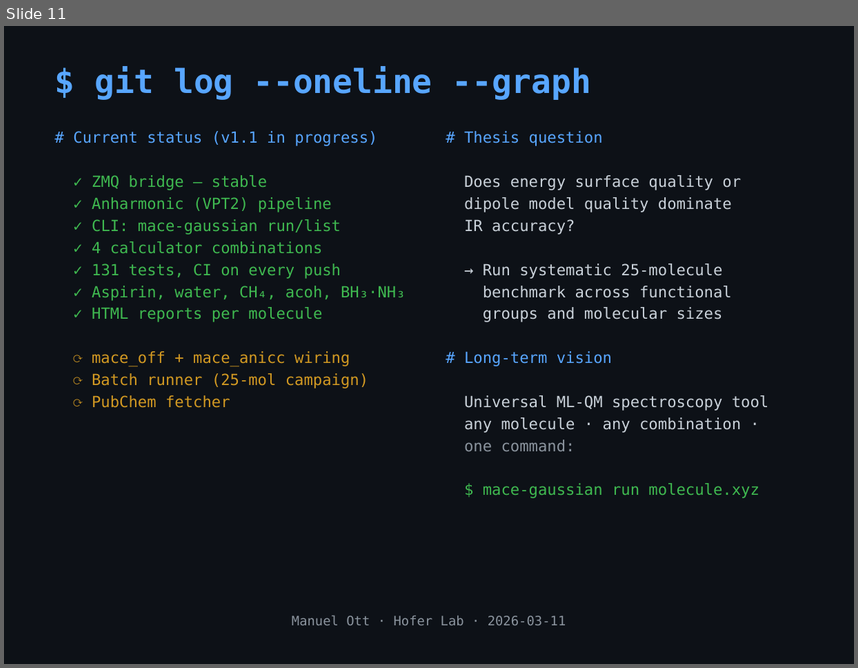
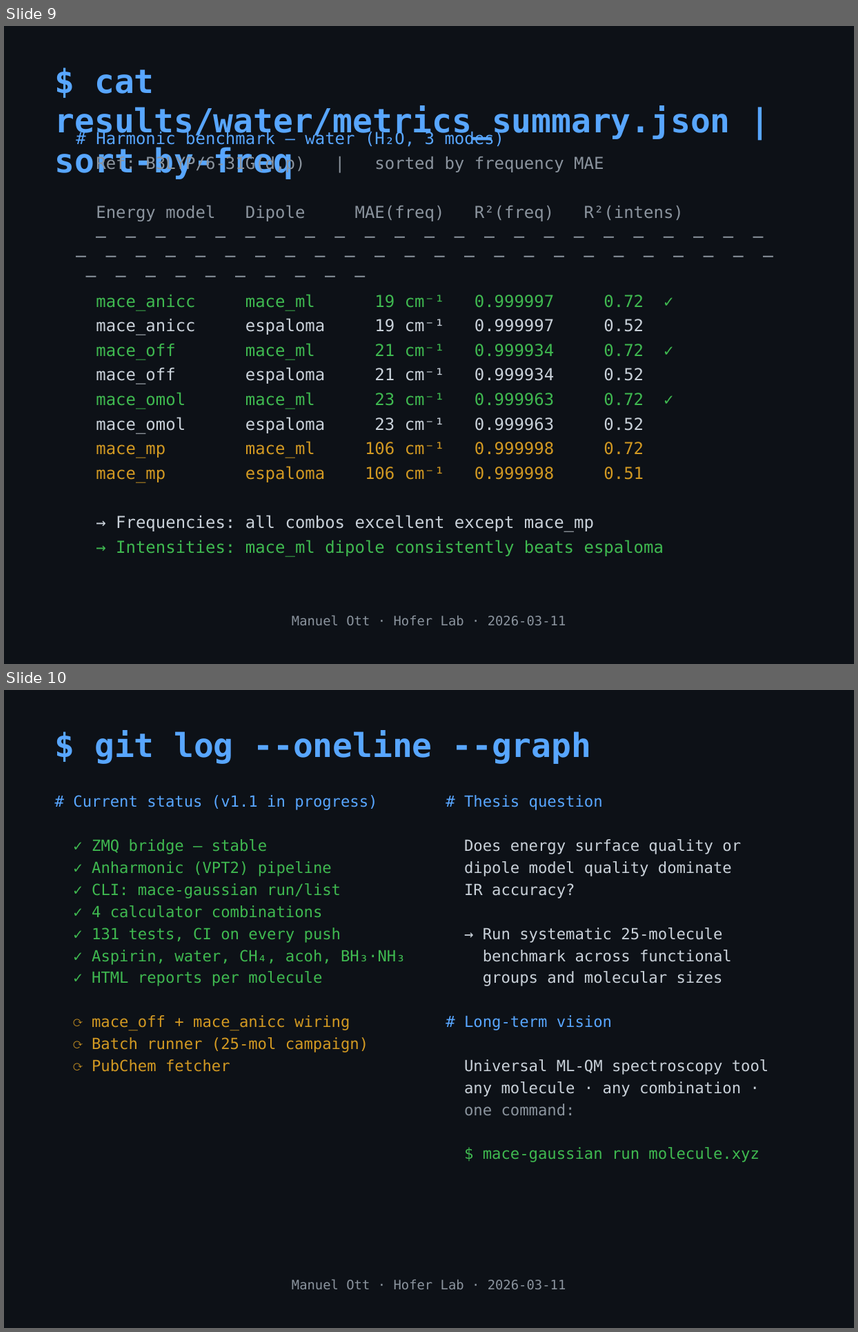
Before and after one commit to mott91/mace_gaussian_interface, a slide deck: presentation/presentation_v2.pptx. Shown one above the other, each under a label of ours: slide 11 before the commit, slides 9 and 10 after it. The pictures are 858x668 and 858x1332 pixels, drawn with LibreOffice and Linux fonts; fonts in the diff are those of the drawing. Boxes give left, top, right and bottom in pixels: in the first picture for what was removed or moved away, otherwise in the second. Text is boxed around its words. In the diff, an @@ line names an element or a change of style, - is before the commit and + after.

Commit message:
feat(01-01): add slide_results_overview and slide_results_table, verify 11 slides
- Add slide_results_overview: terminal ls idiom listing 8 molecule HTML reports
- Add slide_results_table: harmonic benchmark table with real water metrics sorted by MAE
- Delete slide_results_water and slide_results_aspirin function definitions
- Script runs clean and generates presentation_v2.pptx with exactly 11 slides

```diff
--- a/presentation/presentation_v2.pptx
+++ b/presentation/presentation_v2.pptx
@@ slide 9 added at [4, 26, 854, 664], background #0D1117 @@
@@ text added at [55, 69, 731, 179], 28 pt, text #58A6FF, bold @@
+$ cat results/water/metrics_summary.json | sort-by-freq
@@ text added at [96, 130, 684, 557], 14 pt, text #3FB950 @@
+# Harmonic benchmark — water (H₂O, 3 modes)
+Ref: B3LYP/6-31G(d,p) | sorted by frequency MAE
+Energy model Dipole MAE(freq) R²(freq) R²(intens)
+─ ─ ─ ─ ─ ─ ─ ─ ─ ─ ─ ─ ─ ─ ─ ─ ─ ─ ─ ─ ─ ─ ─ ─ ─ ─ ─ ─ ─ ─ ─ ─ ─ ─ ─ ─ ─ ─ ─ ─ ─ ─ ─ ─ ─ ─ ─ ─ ─ ─ ─ ─ ─ ─ ─ ─ ─
+mace_anicc mace_ml 19 cm⁻¹ 0.999997 0.72 ✓
+mace_anicc espaloma 19 cm⁻¹ 0.999997 0.52
+mace_off mace_ml 21 cm⁻¹ 0.999934 0.72 ✓
+mace_off espaloma 21 cm⁻¹ 0.999934 0.52
+mace_omol mace_ml 23 cm⁻¹ 0.999963 0.72 ✓
+mace_omol espaloma 23 cm⁻¹ 0.999963 0.52
+mace_mp mace_ml 106 cm⁻¹ 0.999998 0.72
+mace_mp espaloma 106 cm⁻¹ 0.999998 0.51
+→ Frequencies: all combos excellent except mace_mp
+→ Intensities: mace_ml dipole consistently beats espaloma
@@ text added at [292, 615, 566, 625], 11 pt, text #8B949E @@
+Manuel Ott · Hofer Lab · 2026-03-11
@@ what was slide 11 is now slide 10 @@
```
Also in this commit, not shown: 1 other slide added, 3 slides removed, 1 other file.
